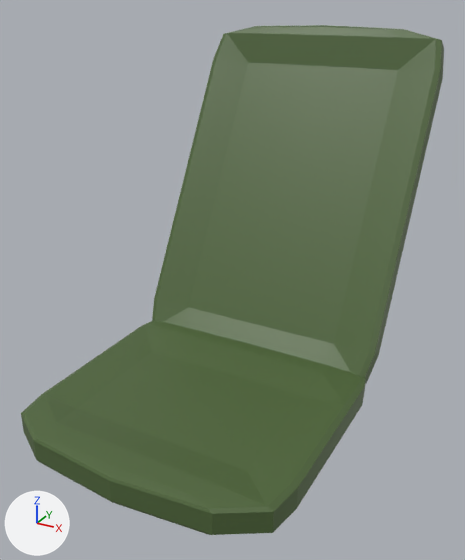
What one commit did to the Blender file models/floor-chair.blend.
One viewpoint serves both versions: a 50 mm lens placed at (0.947, -1.482, 1.258), pointed at (0.011, 0.22, 0.406). Lighting does not change. The marker at lower left points along +X, +Y and +Z. The picture after the commit comes second.
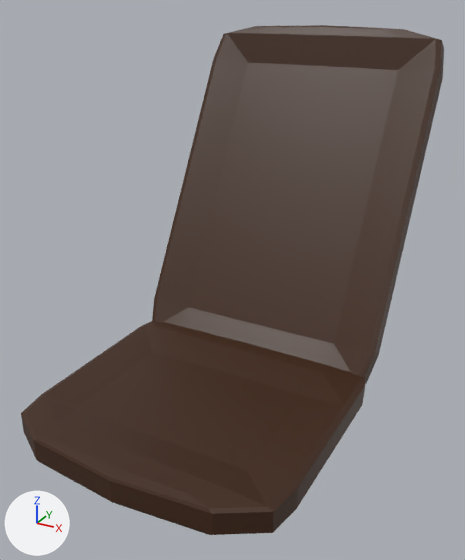
What differs and where, as boxes (x1, y1, x2, y2) in the pictures (465 x 560 px):
'Cube.002', recoloured (dark green to brown)
    both: (152, 25, 444, 383)
'Cube', recoloured (dark green to brown)
    both: (21, 321, 366, 535)

What changed in the scene script:
```text
Change mat_chair:
    mat_chair.base_color: (0.0797, 0.134, 0.0429) -> (0.0501, 0.0172, 0.00483)  # dark green #50663a -> brown #3f230f
```
